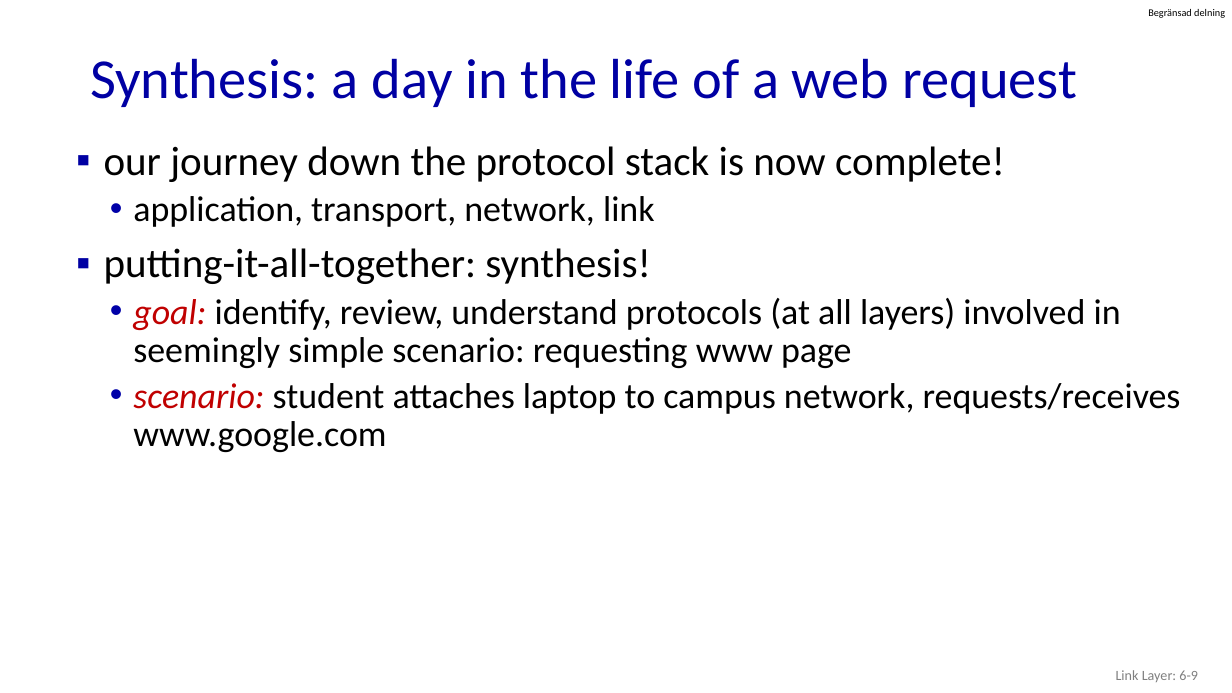
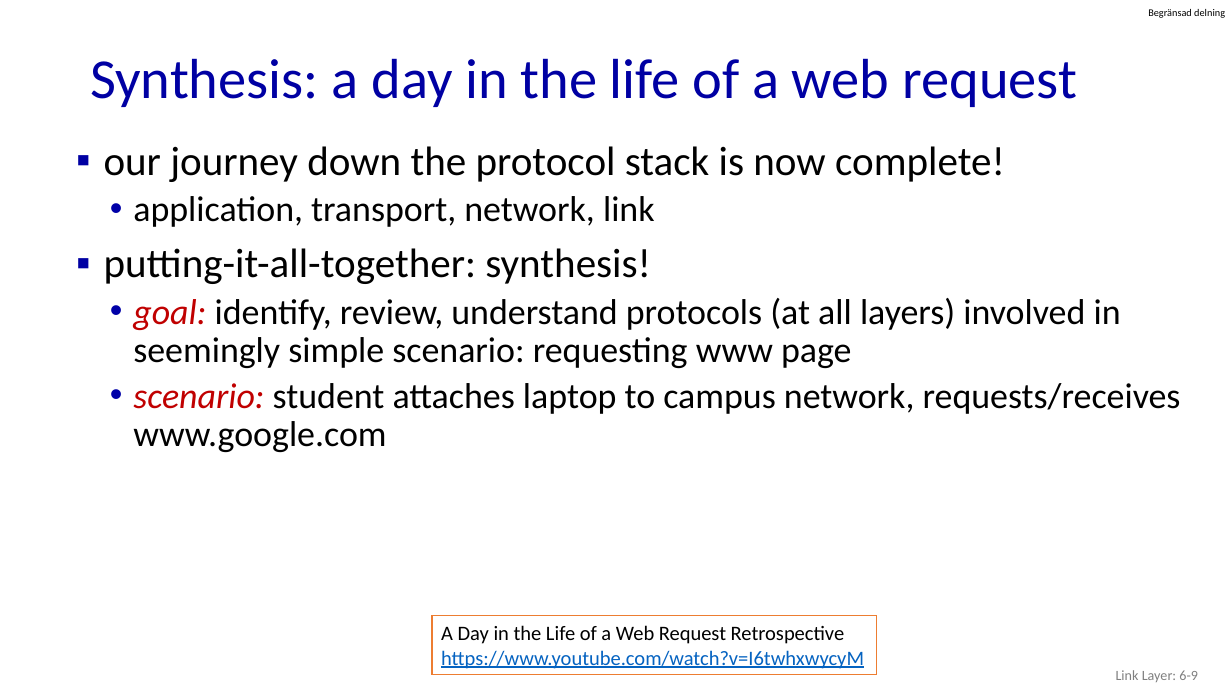
Before and after one commit to guhofstra/CSC175, a slide deck: slide 9 of PPTs/6.5 6.6 Data Center Networking.pptx. Drawn at 1232x693 pixels with LibreOffice and Linux fonts; fonts in the diff are those of the drawing. Boxes give left, top, right and bottom in pixels: in the first picture for what was removed or moved away, otherwise in the second. Text is boxed around its words. In the diff, an @@ line names an element or a change of style, - is before the commit and + after.

```diff
--- a/PPTs/6.5 6.6 Data Center Networking.pptx
+++ b/PPTs/6.5 6.6 Data Center Networking.pptx
@@ rectangle added at (433,616,877,675), fill #FFFFFF, outline #ED7D31 1 pt, 16 pt, text #0563C1, underline @@
+A Day in the Life of a Web Request Retrospective
+https://www.youtube.com/watch?v=I6twhxwycyM
```
Also in this commit, not shown: 6 other files.
